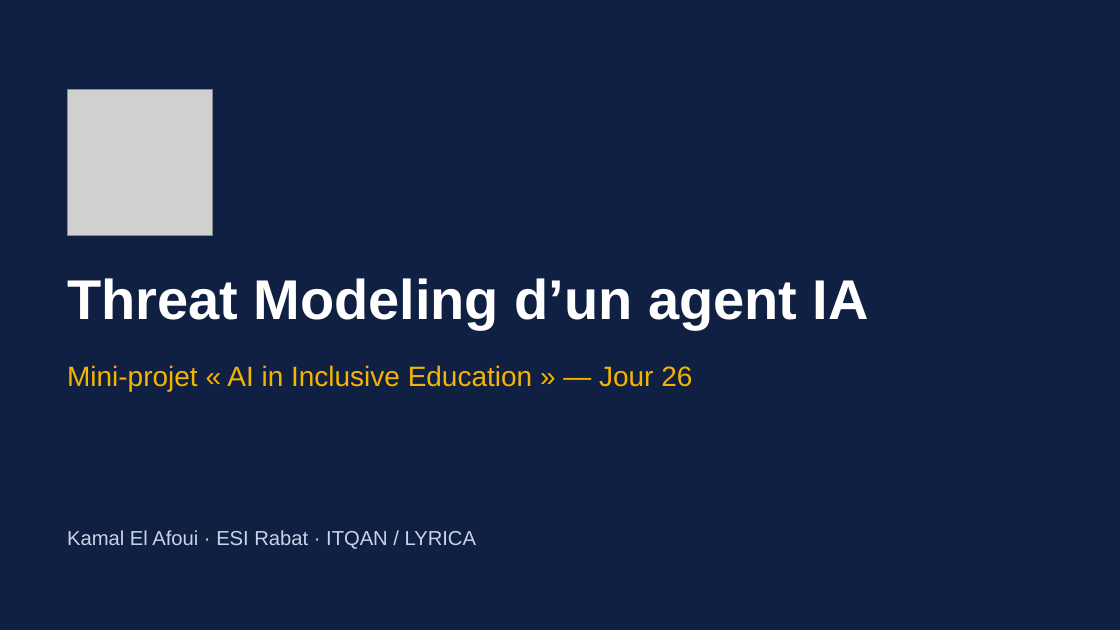
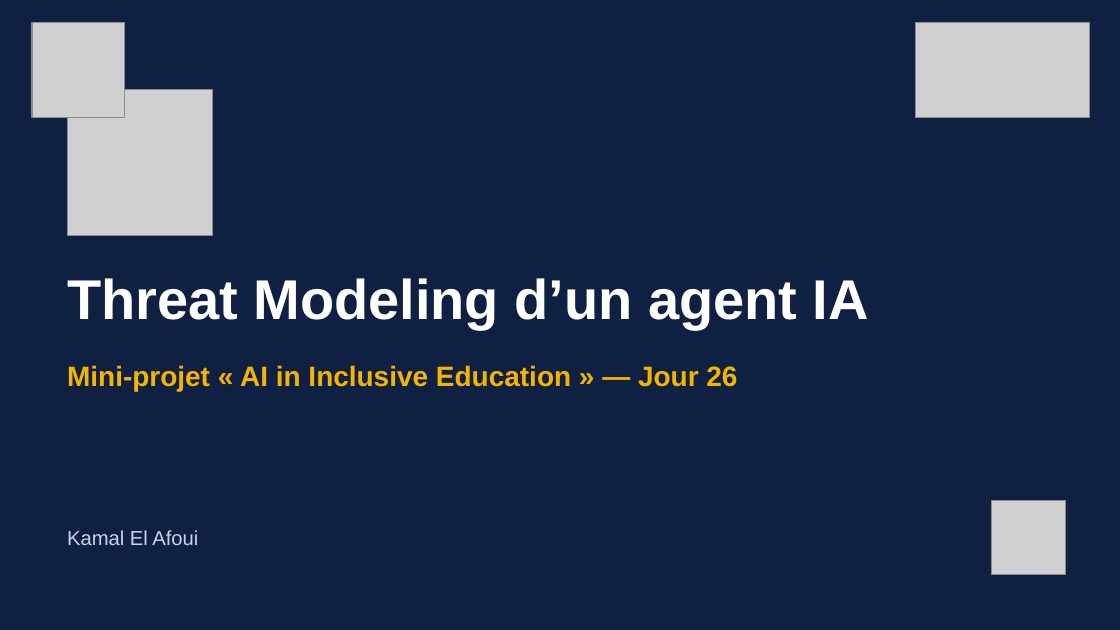
Before and after one commit to kamalelafoui/AI_projet_jour26, a slide deck: slide 1 of docs/Presentation_j26_Threat_Modeling.pptx. Drawn at 1120x630 pixels with LibreOffice and Linux fonts; fonts in the diff are those of the drawing; grey boxes stand for pictures. Boxes give left, top, right and bottom in pixels: in the first picture for what was removed or moved away, otherwise in the second. Text is boxed around its words. In the diff, an @@ line names an element or a change of style, - is before the commit and + after.

Commit message:
Initial commit - AI projet jour 26

```diff
--- a/docs/Presentation_j26_Threat_Modeling.pptx
+++ b/docs/Presentation_j26_Threat_Modeling.pptx
@@ picture added at [32, 22, 125, 118] @@
@@ picture added at [916, 22, 1090, 118] @@
@@ text "Mini-projet « AI in Inclusive ..." at [67, 365, 737, 391]: bold on @@
@@ picture added at [991, 501, 1066, 576] @@
@@ text at [67, 530, 198, 545]: text changed @@
-Kamal El Afoui · ESI Rabat · ITQAN / LYRICA
+Kamal El Afoui
```
Also in this commit, not shown: 6 other slides changed, 1 slide added, 1 slide removed, 5 other files.
